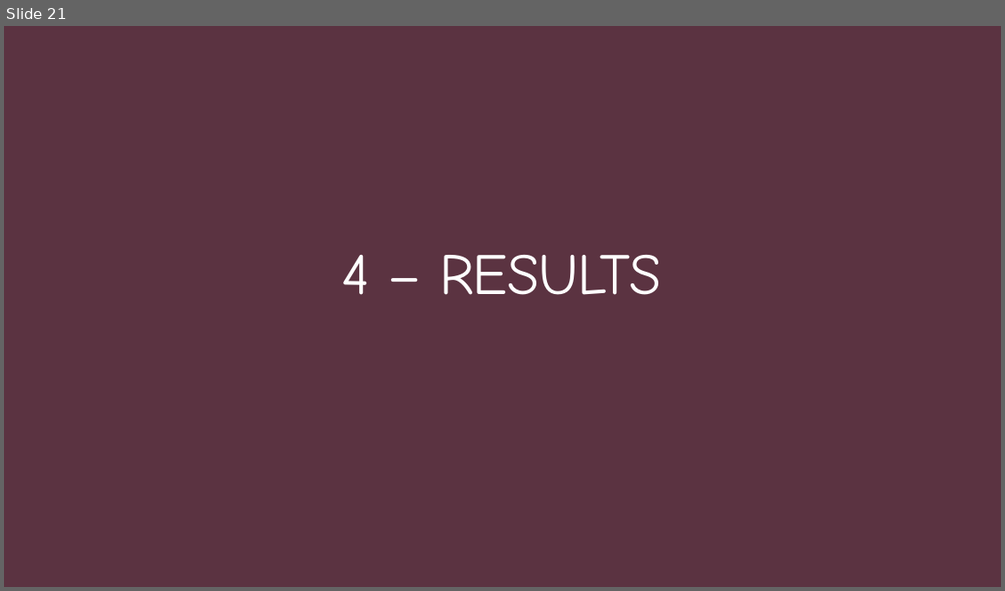
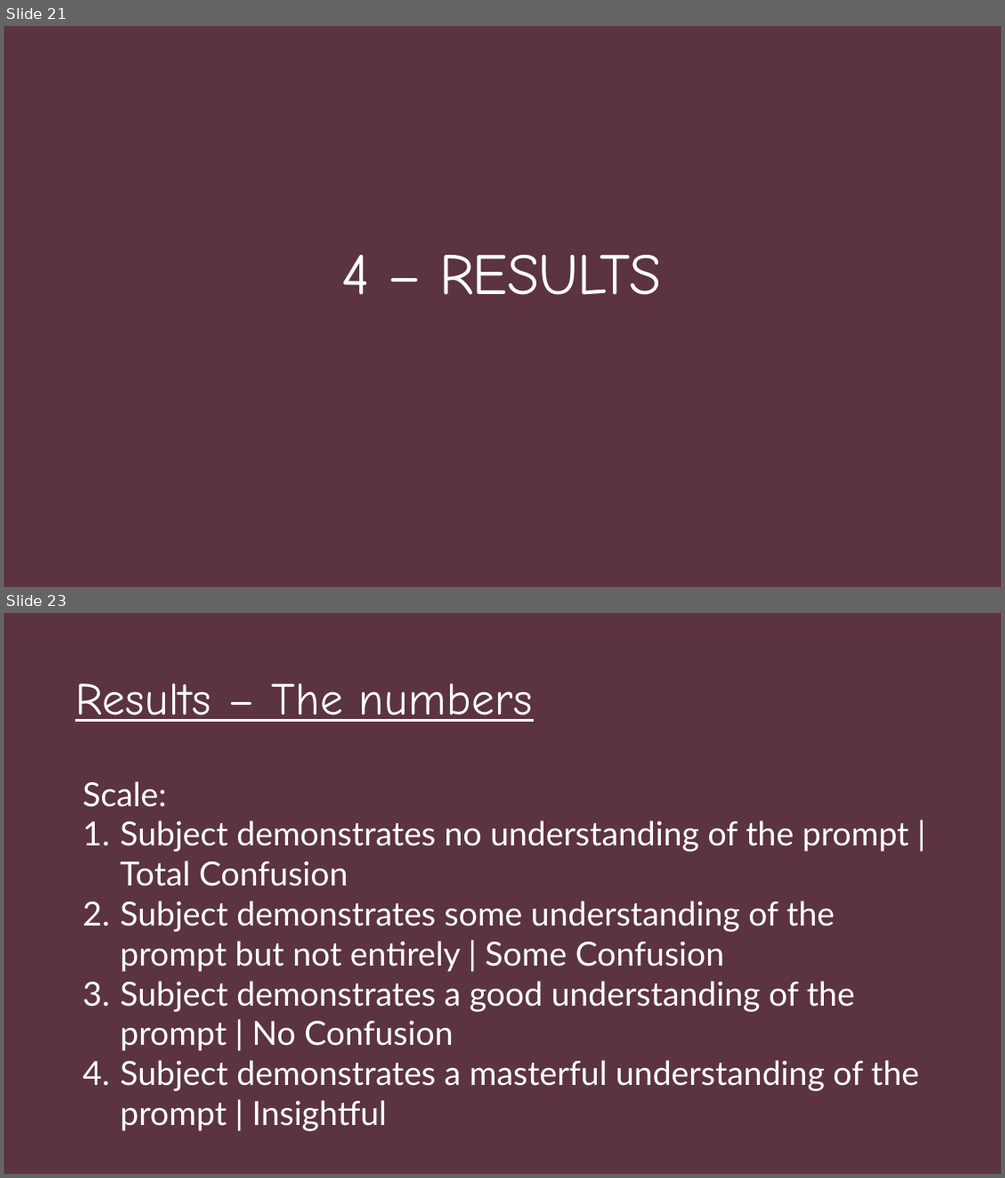
Before and after one commit to nickspeelman/CRA_bot, a slide deck: Causing Confusion in The Chinese Room.pptx. Shown one above the other, each under a label of ours: slide 21 before the commit, slides 21 and 23 after it; the slides between them are not shown. The pictures are 1005x591 and 1005x1178 pixels, drawn with LibreOffice and Linux fonts; fonts in the diff are those of the drawing. Boxes give left, top, right and bottom in pixels: in the first picture for what was removed or moved away, otherwise in the second. Text is boxed around its words. In the diff, an @@ line names an element or a change of style, - is before the commit and + after.

```diff
--- a/Causing Confusion in The Chinese Room.pptx
+++ b/Causing Confusion in The Chinese Room.pptx
@@ slide 23 added at (4, 613, 1001, 1174), background #41242E; not listed: 1 template element that a slide beside it also shows @@
@@ text added at (75, 683, 533, 722), 44 pt, text #FFFFFF, underline @@
+Results – The numbers
@@ text added at (82, 781, 919, 1131), 32 pt, text #FFFFFF @@
+Scale:
+1. Subject demonstrates no understanding of the prompt | Total Confusion
+2. Subject demonstrates some understanding of the prompt but not entirely | Some Confusion
+3. Subject demonstrates a good understanding of the prompt | No Confusion
+4. Subject demonstrates a masterful understanding of the prompt | Insightful
```
Also in this commit, not shown: 1 slide changed, 13 other slides added, 1 slide removed, 1 other file.
